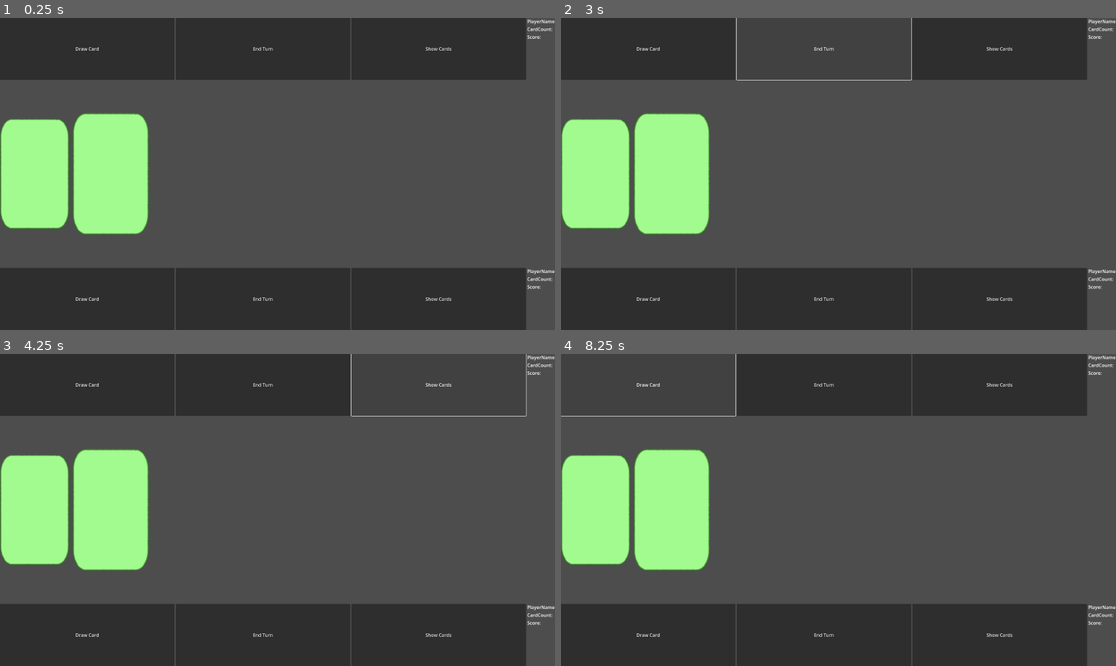
Above: before the commit, frames 1-4 (two rows, left to right).
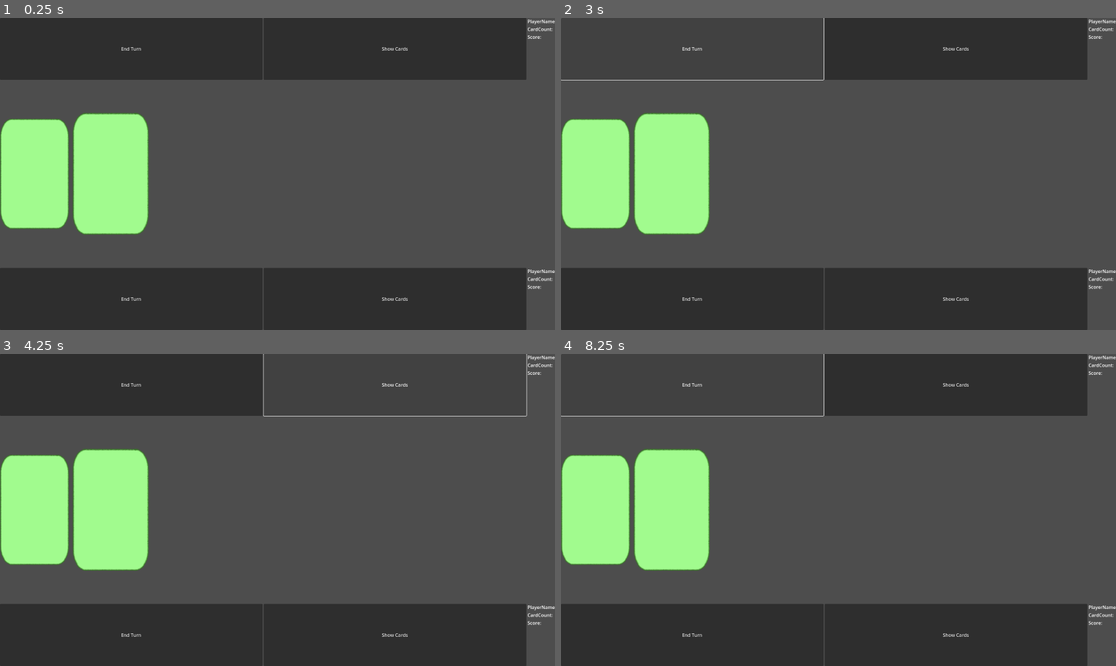
Above: after the commit, the same moments.

Repository: ElQDuck/guinea-piggies
Game: Godot game, scene res://scenes/main.tscn
Same seed, same stepped clock (60 frames per second), same inputs: the game is played once before the commit and once after it. Before the commit the project has no main scene; this scene is started directly in both runs.
Inputs (mouse positions are in pixels of both pictures, inside the frame that each line leads up to):
- Up to frame 1 (0.25 s): no input
- Up to frame 2 (3 s): click (649, 49) at 0.5 s, where only the run before the commit has a clickable "Draw Card"; click (594, 174) at 1.27 s; click (594, 174) at 2.02 s; click "End Turn" at 2.75 s
- Up to frame 3 (4.25 s): click "Show Cards" at 3.5 s
- Up to frame 4 (8.25 s): click (649, 385) at 4.25 s, where only the run before the commit has a clickable "Draw Card"; click "End Turn" at 5 s; click "Show Cards" at 5.75 s; click (594, 510) at 6.52 s; click (594, 510) at 7.27 s; click (649, 385) at 8 s, where only the run before the commit has a clickable "Draw Card"

The runs differ from the first frame. In frame 1, 0.6% of the frame differs, in the area x 13-100%, y 0-100%; in frame 2, 0.7%, in the area x 0-100%, y 0-100%; in frame 3, 0.7%; in frame 4, 0.6%.

Commit message:
feat: add deck button func

Diff:
--- a/project.godot
+++ b/project.godot
@@ -12,6 +12,7 @@
 
 config/name="Guinea Piggies"
 config/version="0.0.1"
+run/main_scene="res://scenes/main.tscn"
 config/features=PackedStringArray("4.2", "GL Compatibility")
 config/icon="res://assets/icon.svg"
 
--- a/scenes/main.tscn
+++ b/scenes/main.tscn
@@ -1,6 +1,7 @@
-[gd_scene load_steps=3 format=3 uid="uid://b74phqnk6cljg"]
+[gd_scene load_steps=4 format=3 uid="uid://b74phqnk6cljg"]
 
 [ext_resource type="Texture2D" uid="uid://cjblj0v0n8pni" path="res://assets/card_preset.png" id="1_t0gp3"]
+[ext_resource type="Script" path="res://scripts/Deck.gd" id="2_brk4h"]
 [ext_resource type="PackedScene" uid="uid://wmfju5bt76ho" path="res://scenes/drawn_card.tscn" id="2_qcnc8"]
 
 [node name="Game" type="Node2D"]
@@ -23,11 +24,6 @@
 [node name="Player1" type="HBoxContainer" parent="TableUi/VBoxContainer"]
 layout_mode = 2
 size_flags_vertical = 3
-
-[node name="DrawCard" type="Button" parent="TableUi/VBoxContainer/Player1"]
-layout_mode = 2
-size_flags_horizontal = 3
-text = "Draw Card"
 
 [node name="EndTurn" type="Button" parent="TableUi/VBoxContainer/Player1"]
 layout_mode = 2
@@ -59,14 +55,15 @@
 size_flags_vertical = 3
 size_flags_stretch_ratio = 3.0
 
-[node name="Deck" type="MarginContainer" parent="TableUi/VBoxContainer/Cards"]
+[node name="MarginContainer" type="MarginContainer" parent="TableUi/VBoxContainer/Cards"]
 layout_mode = 2
 size_flags_horizontal = 3
 
-[node name="TextureButton" type="TextureButton" parent="TableUi/VBoxContainer/Cards/Deck"]
+[node name="Deck" type="TextureButton" parent="TableUi/VBoxContainer/Cards/MarginContainer"]
 layout_mode = 2
 texture_normal = ExtResource("1_t0gp3")
 stretch_mode = 5
+script = ExtResource("2_brk4h")
 
 [node name="GridContainer" type="GridContainer" parent="TableUi/VBoxContainer/Cards"]
 layout_mode = 2
@@ -81,11 +78,6 @@
 [node name="Player2" type="HBoxContainer" parent="TableUi/VBoxContainer"]
 layout_mode = 2
 size_flags_vertical = 3
-
-[node name="DrawCard" type="Button" parent="TableUi/VBoxContainer/Player2"]
-layout_mode = 2
-size_flags_horizontal = 3
-text = "Draw Card"
 
 [node name="EndTurn" type="Button" parent="TableUi/VBoxContainer/Player2"]
 layout_mode = 2
@@ -111,3 +103,5 @@
 [node name="Score" type="Label" parent="TableUi/VBoxContainer/Player2/VBoxContainer"]
 layout_mode = 2
 text = "Score:"
+
+[connection signal="pressed" from="TableUi/VBoxContainer/Cards/MarginContainer/Deck" to="TableUi/VBoxContainer/Cards/MarginContainer/Deck" method="_on_pressed"]
--- /dev/null
+++ b/scripts/Deck.gd
@@ -0,0 +1,15 @@
+extends TextureButton
+
+
+# Called when the node enters the scene tree for the first time.
+func _ready():
+	pass # Replace with function body.
+
+
+# Called every frame. 'delta' is the elapsed time since the previous frame.
+func _process(delta):
+	pass
+
+
+func _on_pressed():
+	print("Deck pressed")
